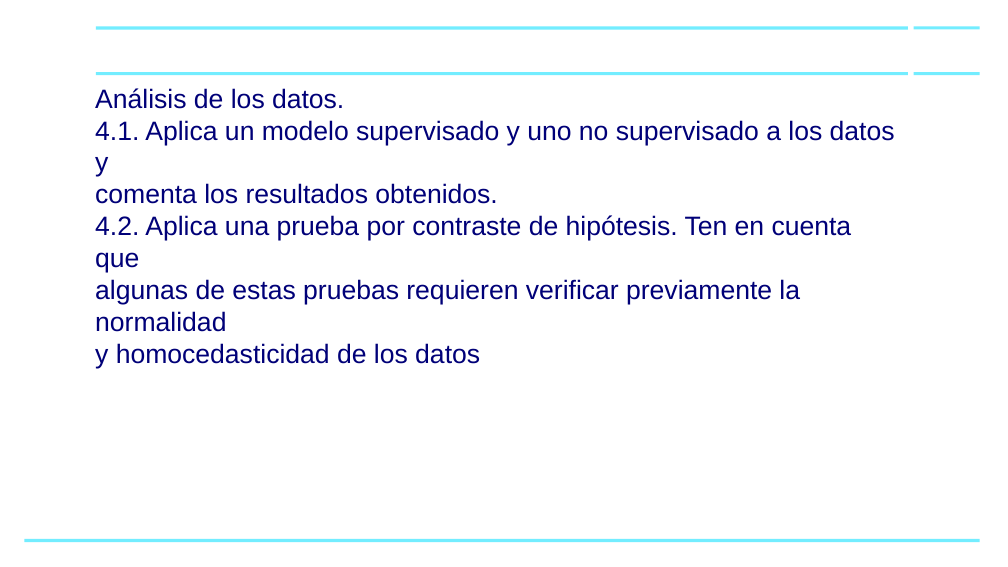
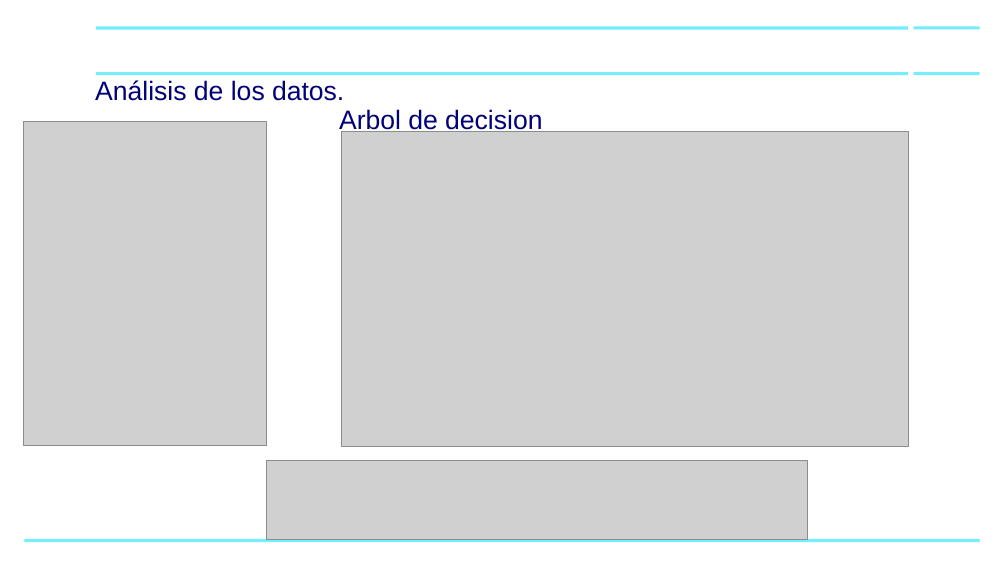
Before and after one commit to jgonzalezon/PR2, a slide deck: slide 6 of Ingresos.pptx. Drawn at 1008x567 pixels with LibreOffice and Linux fonts; fonts in the diff are those of the drawing; grey boxes stand for pictures; background and template pictures are left out. Boxes give left, top, right and bottom in pixels: in the first picture for what was removed or moved away, otherwise in the second. Text is boxed around its words. In the diff, an @@ line names an element or a change of style, - is before the commit and + after.

Commit message:
UPDATE

```diff
--- a/Ingresos.pptx
+++ b/Ingresos.pptx
@@ title at (95,80,344,101): text changed @@
-Análisis de los datos.
-4.1. Aplica un modelo supervisado y uno no supervisado a los datos y
-comenta los resultados obtenidos.
-4.2. Aplica una prueba por contraste de hipótesis. Ten en cuenta que
-algunas de estas pruebas requieren verificar previamente la normalidad
-y homocedasticidad de los datos
+Análisis de los datos.
@@ text added at (339,109,542,134), 19 pt, text #000078 @@
+Arbol de decision
@@ picture added at (23,121,267,446) @@
@@ picture added at (342,132,908,448) @@
@@ picture added at (266,461,807,539) @@
```
Also in this commit, not shown: 2 other slides changed, 2 slides added, 1 slide removed.
